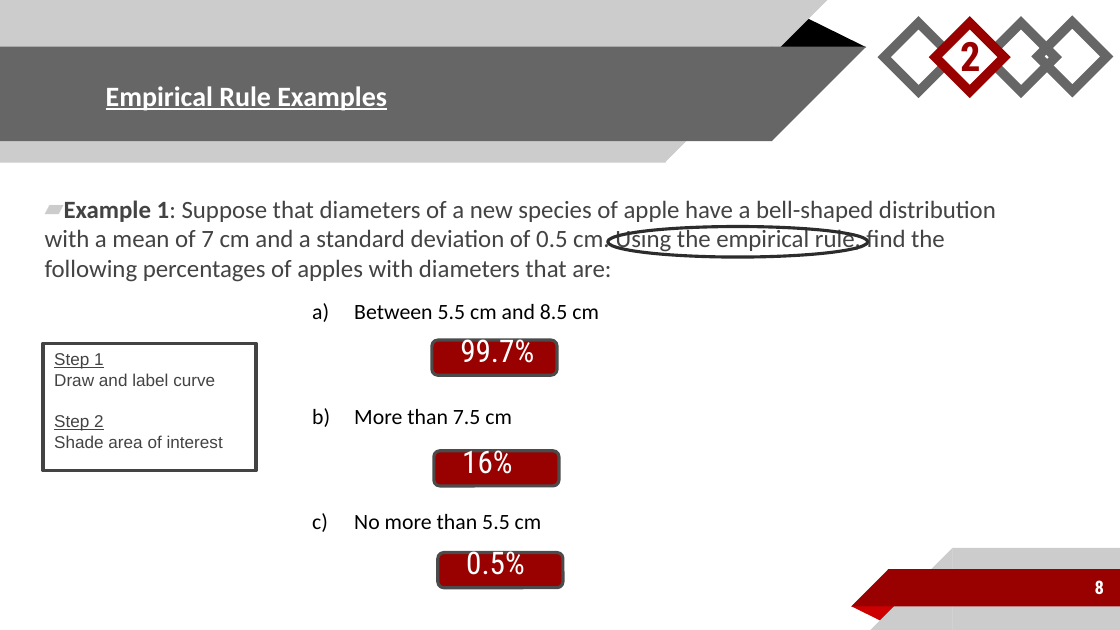
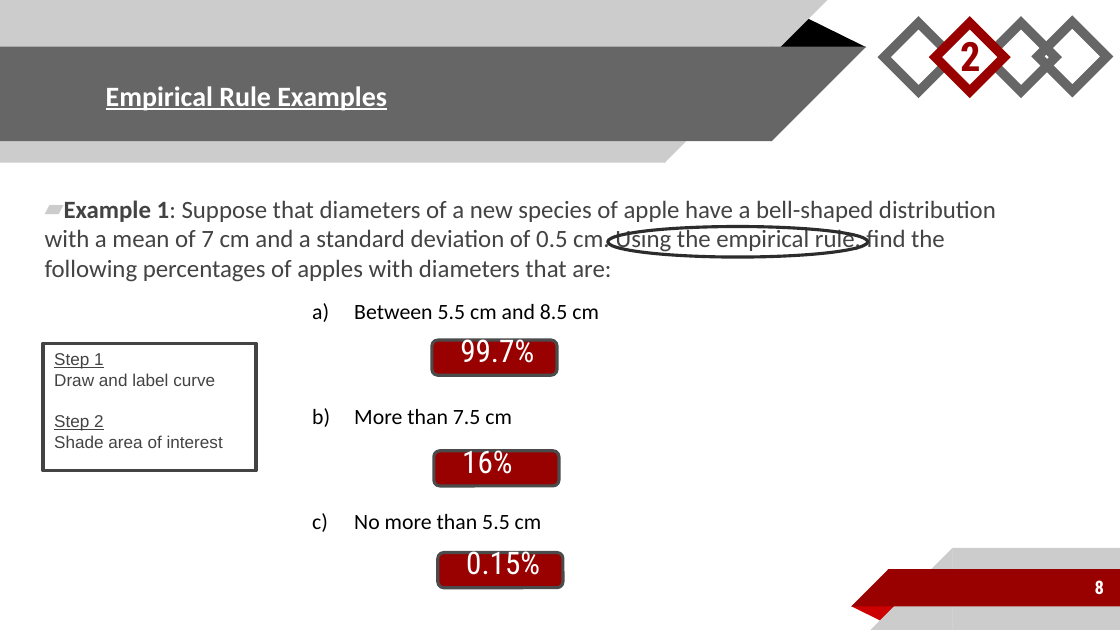
Before and after one commit to coltongearhart/math125, a slide deck: slide 8 of stats/the-normal-distribution.pptx. Drawn at 1120x630 pixels with LibreOffice and Linux fonts; fonts in the diff are those of the drawing. Boxes give left, top, right and bottom in pixels: in the first picture for what was removed or moved away, otherwise in the second. Text is boxed around its words. In the diff, an @@ line names an element or a change of style, - is before the commit and + after.

```diff
--- a/stats/the-normal-distribution.pptx
+++ b/stats/the-normal-distribution.pptx
@@ text at bbox=[466, 546, 540, 575]: text changed @@
-0.5%
+0.15%
```
Also in this commit, not shown: 1 other file.
